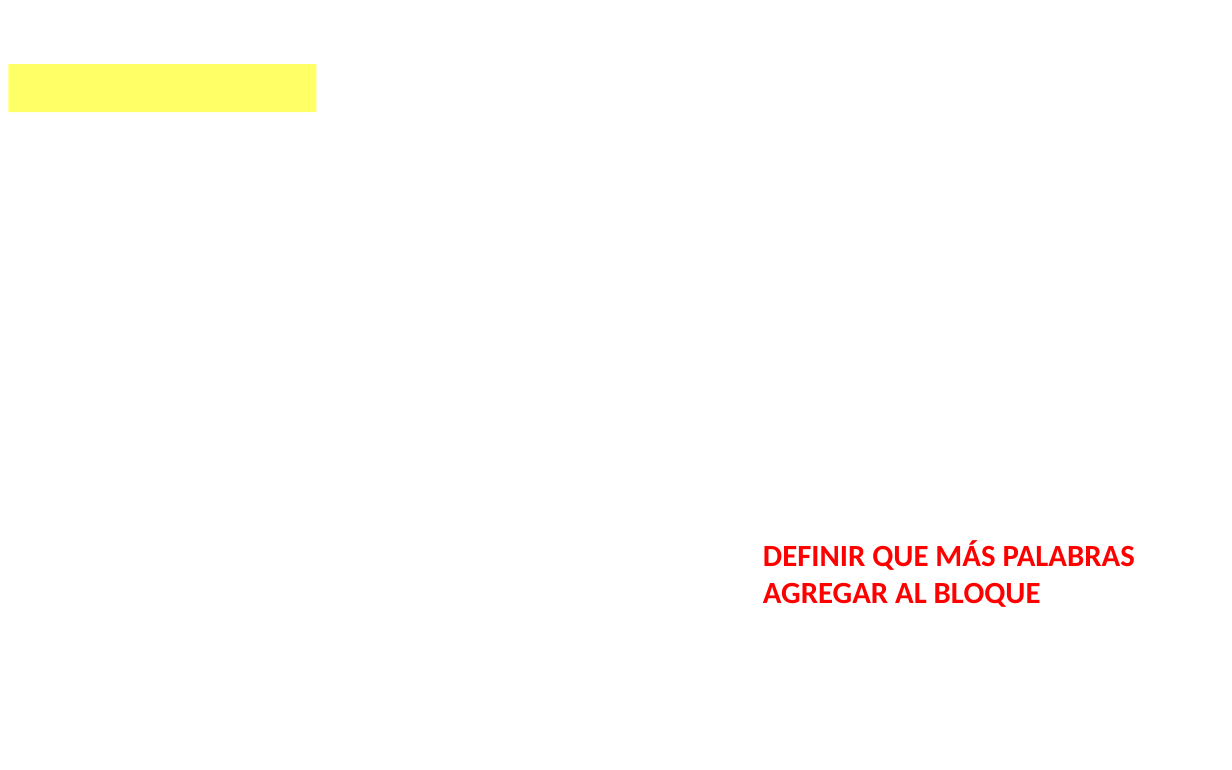
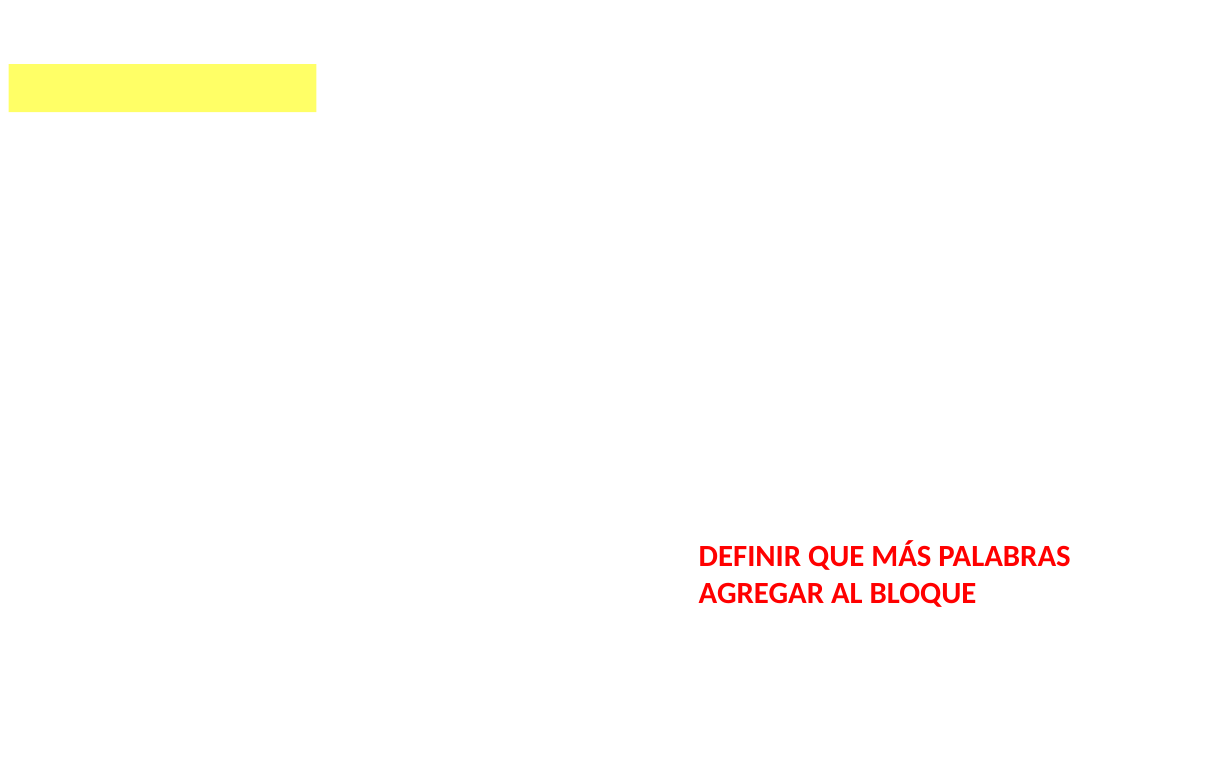
Before and after one commit to mweapon/psic_website_pub, a slide deck: slide 1 of WebSite_31032019.pptx. Drawn at 1232x770 pixels with LibreOffice and Linux fonts; fonts in the diff are those of the drawing; background and template pictures are left out. Boxes give left, top, right and bottom in pixels: in the first picture for what was removed or moved away, otherwise in the second. Text is boxed around its words. In the diff, an @@ line names an element or a change of style, - is before the commit and + after.

```diff
--- a/WebSite_31032019.pptx
+++ b/WebSite_31032019.pptx
@@ text "DEFINIR QUE MÁS PALABRAS": place and size @@
-text "DEFINIR QUE MÁS PALABRAS" at (763,540,1135,607)
+text "DEFINIR QUE MÁS PALABRAS" at (699,540,1070,607)
```
Also in this commit, not shown: 5 other slides changed, 10 other files.
